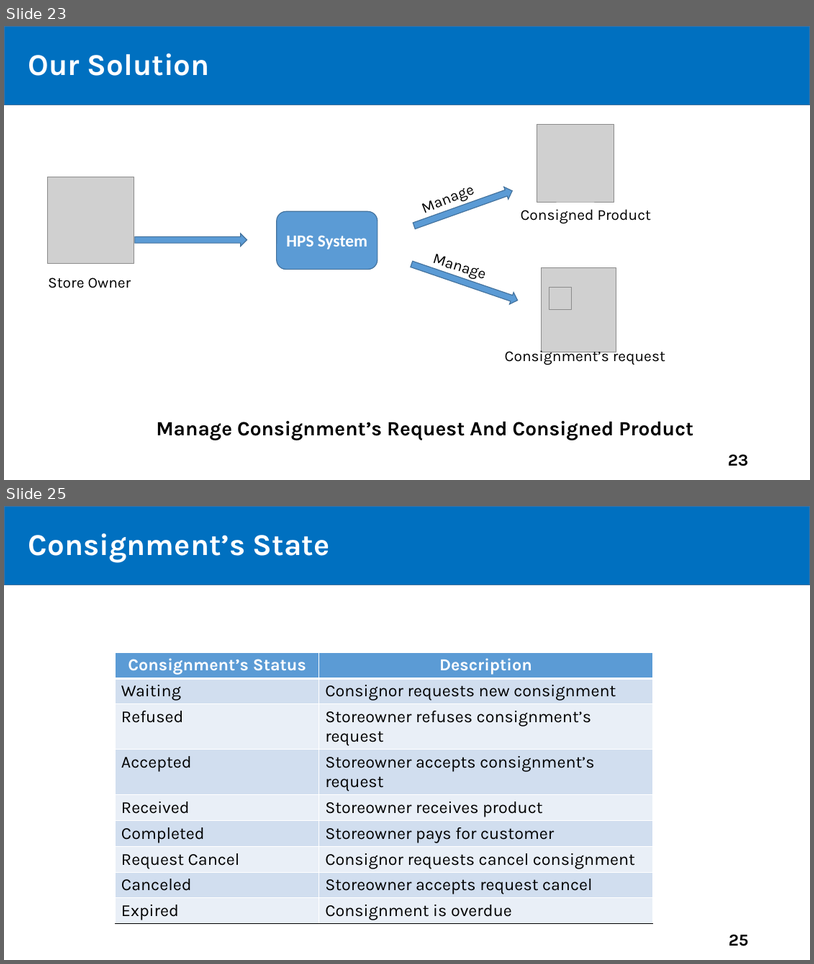
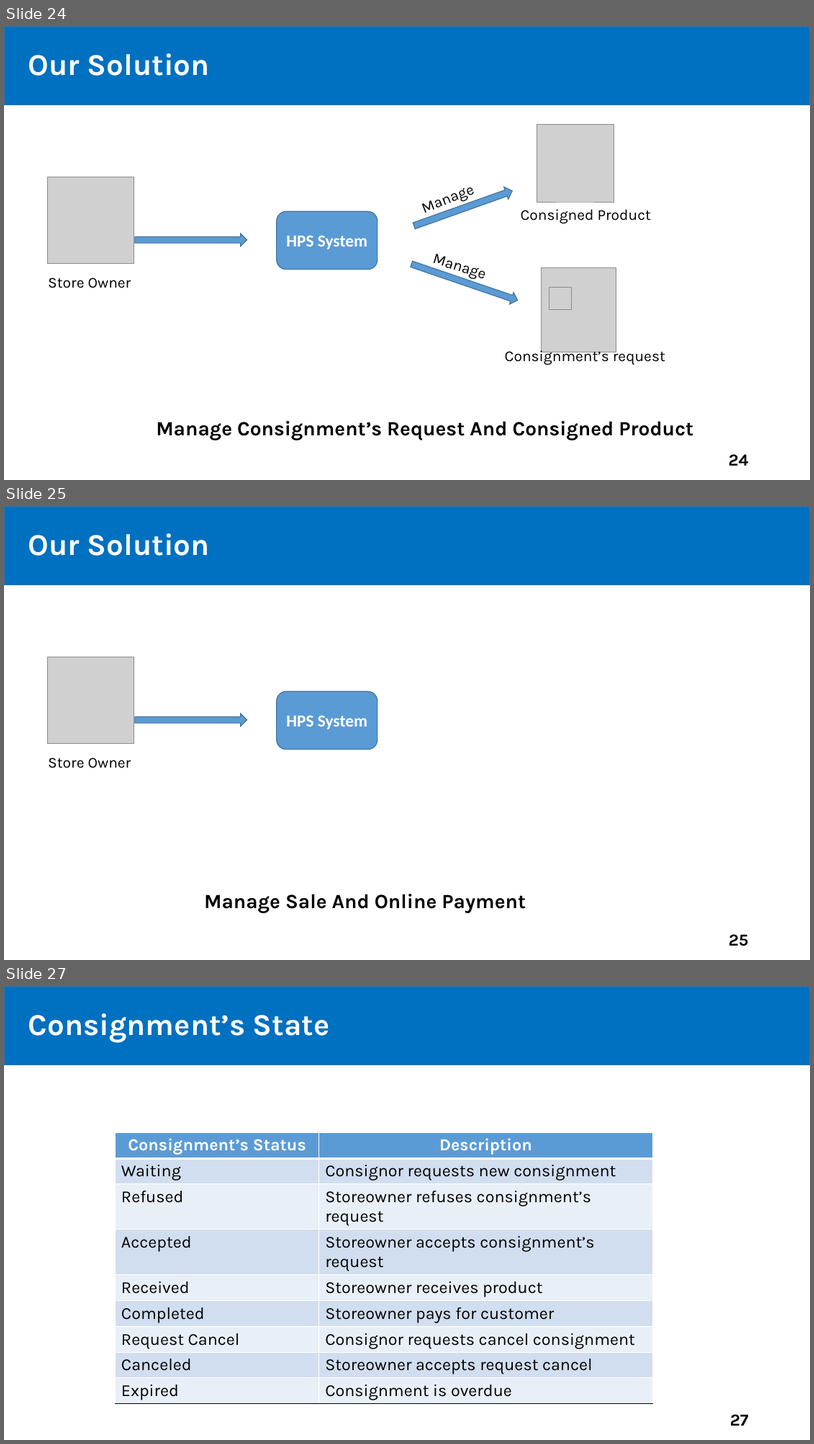
Before and after one commit to tiendan3108/CP, a slide deck: Source/Presentation/PreFinalPresentation.pptx. Shown one above the other, each under a label of ours: slides 23 and 25 before the commit, slides 24, 25 and 27 after it; the slides between them are not shown. The pictures are 814x964 and 814x1444 pixels, drawn with LibreOffice and Linux fonts; fonts in the diff are those of the drawing; grey boxes stand for pictures. Boxes give left, top, right and bottom in pixels: in the first picture for what was removed or moved away, otherwise in the second. Text is boxed around its words. In the diff, an @@ line names an element or a change of style, - is before the commit and + after.

```diff
--- a/Source/Presentation/PreFinalPresentation.pptx
+++ b/Source/Presentation/PreFinalPresentation.pptx
@@ slide 25 added at [4, 506, 810, 960], background #FFFFFF @@
@@ rectangle added at [4, 506, 810, 584], fill #0070C0, outline #43739E 1 pt @@
@@ text added at [28, 533, 210, 556], 36 pt, text #FFFFFF, bold @@
+Our Solution
@@ title added at [38, 537, 167, 556], 44 pt, text #FFFFFF, bold @@
+Outline
@@ picture added at [47, 656, 134, 743] @@
@@ rounded rectangle added at [277, 691, 378, 749], fill #5B9BD5, outline #43739E 1 pt, 20 pt, text #FFFFFF, bold @@
+HPS System
@@ right arrow added at [135, 713, 247, 726], fill #5B9BD5, outline #43739E 1 pt @@
@@ text added at [48, 757, 131, 768], 18 pt, text #000000 @@
+Store Owner
@@ text added at [204, 893, 526, 912], 24 pt, text #000000, bold @@
+Manage Sale And Online Payment
@@ page number added at [729, 934, 749, 946], 20 pt, text #000000, bold @@
+25
@@ what was slide 23 is now slide 24 @@
@@ page number at [729, 454, 749, 465]: text changed @@
-23
+24
@@ what was slide 25 is now slide 27 @@
@@ page number at [730, 1414, 749, 1425]: text changed @@
-25
+27
```
Also in this commit, not shown: 6 slides changed, 19 other slides added.
